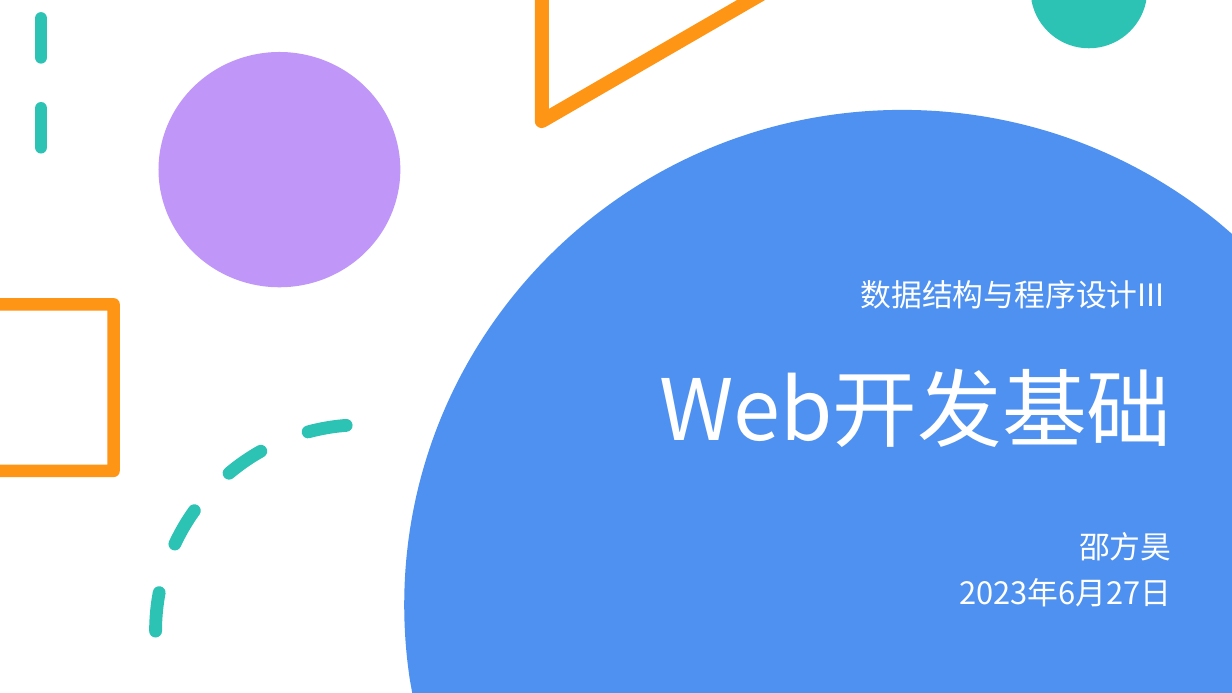
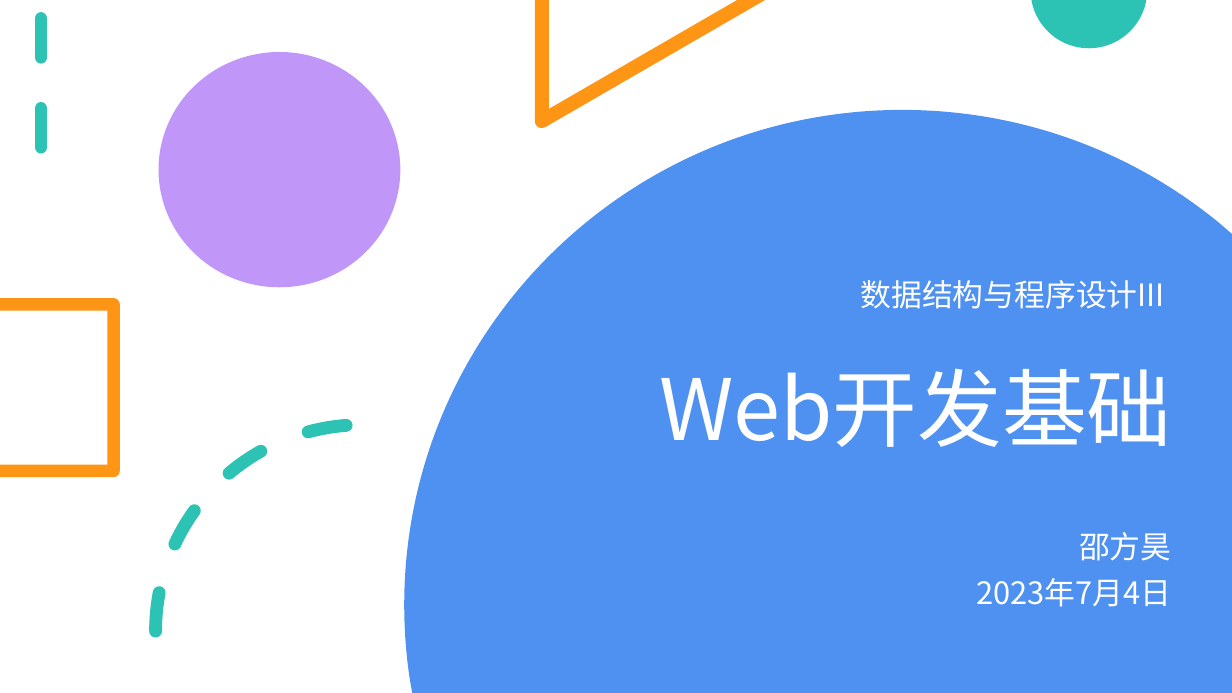
Before and after one commit to WilliamLiusy/GomokuAI, a slide deck: slide 1 of doc/Web开发基础.pptx. Drawn at 1232x693 pixels with LibreOffice and Linux fonts; fonts in the diff are those of the drawing. Boxes give left, top, right and bottom in pixels: in the first picture for what was removed or moved away, otherwise in the second. Text is boxed around its words. In the diff, an @@ line names an element or a change of style, - is before the commit and + after.

```diff
--- a/doc/Web开发基础.pptx
+++ b/doc/Web开发基础.pptx
@@ subtitle at [977,578,1172,607]: text changed @@
-2023年6月27日
+2023年7月4日
```
Also in this commit, not shown: 7 other files.
